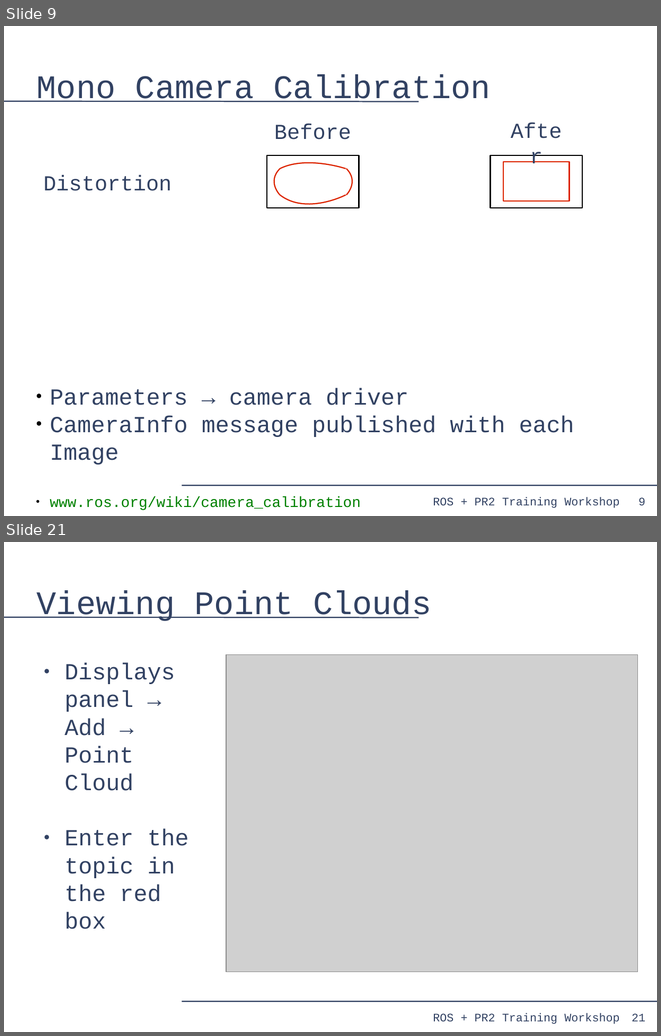
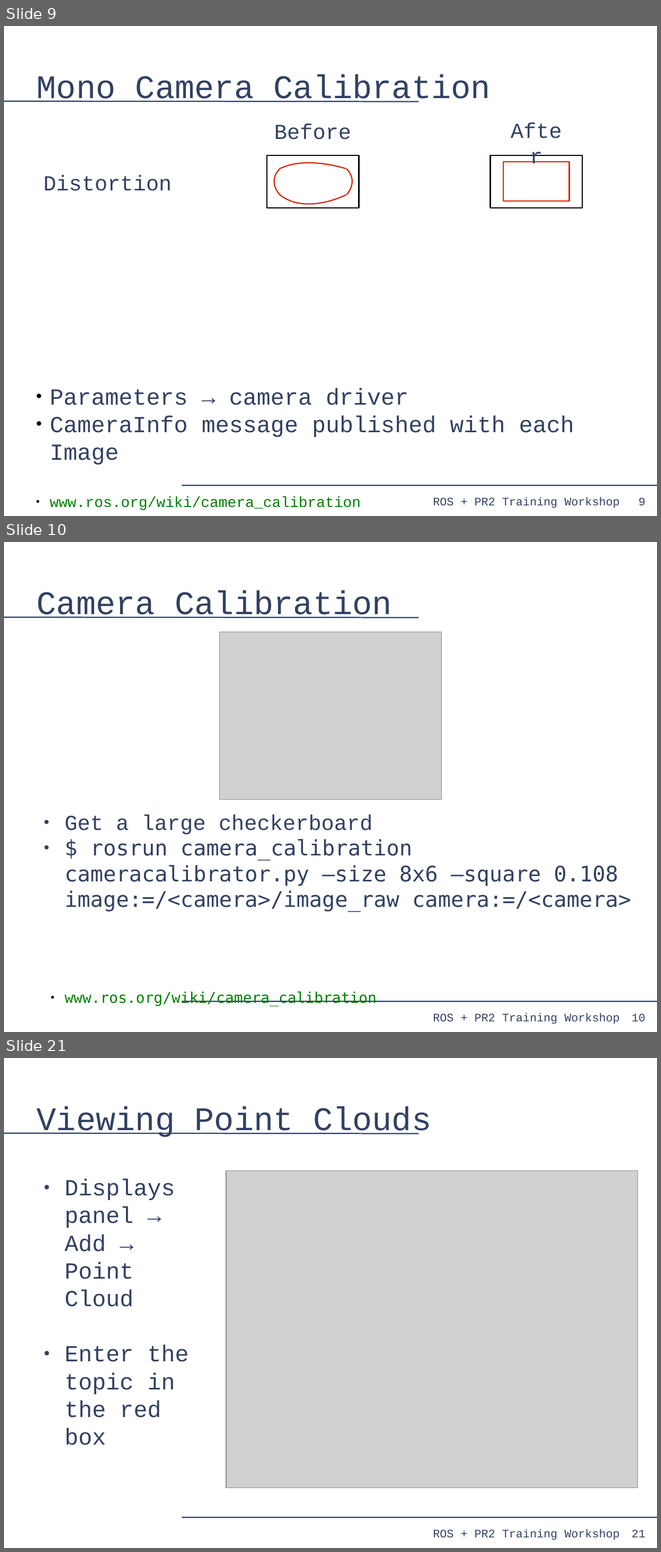
Before and after one commit to PR2/pr2_docs, a slide deck: pr2_training_workshop/processing_camera_data/slides.odp. Shown one above the other, each under a label of ours: slides 9 and 21 before the commit, slides 9, 10 and 21 after it; the slides between them are not shown. The pictures are 661x1036 and 661x1552 pixels, drawn with LibreOffice and Linux fonts; fonts in the diff are those of the drawing; grey boxes stand for pictures. Boxes give left, top, right and bottom in pixels: in the first picture for what was removed or moved away, otherwise in the second. Text is boxed around its words. In the diff, an @@ line names an element or a change of style, - is before the commit and + after.

```diff
--- a/pr2_training_workshop/processing_camera_data/slides.odp
+++ b/pr2_training_workshop/processing_camera_data/slides.odp
@@ slide 10 added at [4,542,657,1032], background #FFFFFF; not listed: 4 template elements that a slide beside it also shows @@
@@ title added at [37,591,392,618], 40 pt, text #314162 @@
+Camera Calibration
@@ picture added at [220,632,442,799] @@
@@ text added at [64,814,631,1006], 26 pt, text #314162 @@
+● Get a large checkerboard
+● $ rosrun camera_calibration cameracalibrator.py –size 8x6 –square 0.108 image:=/<camera>/image_raw camera:=/<camera>
+● www.ros.org/wiki/camera_calibration
```
Also in this commit, not shown: 18 slides changed, 1 other slide added.
